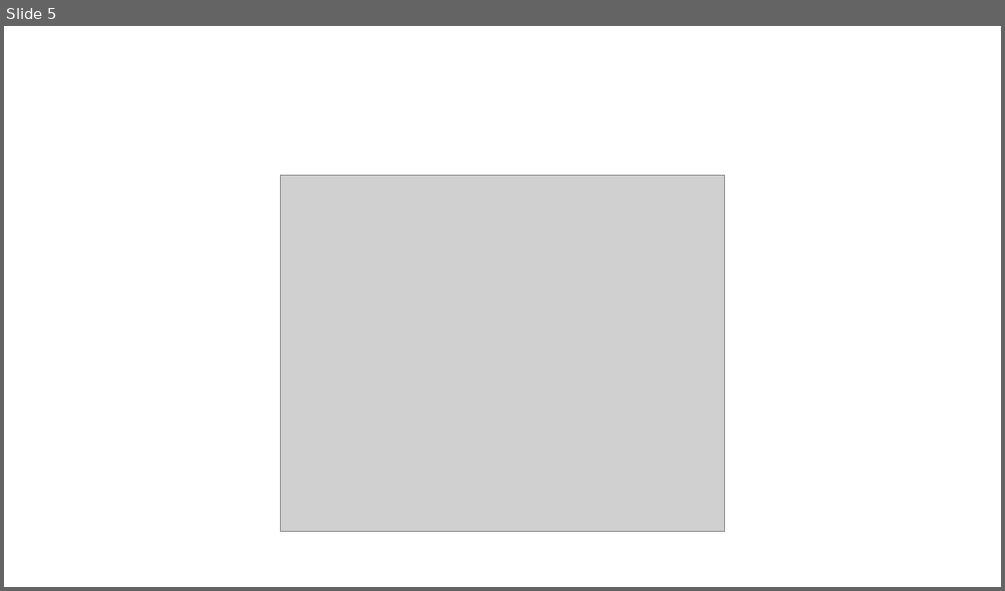
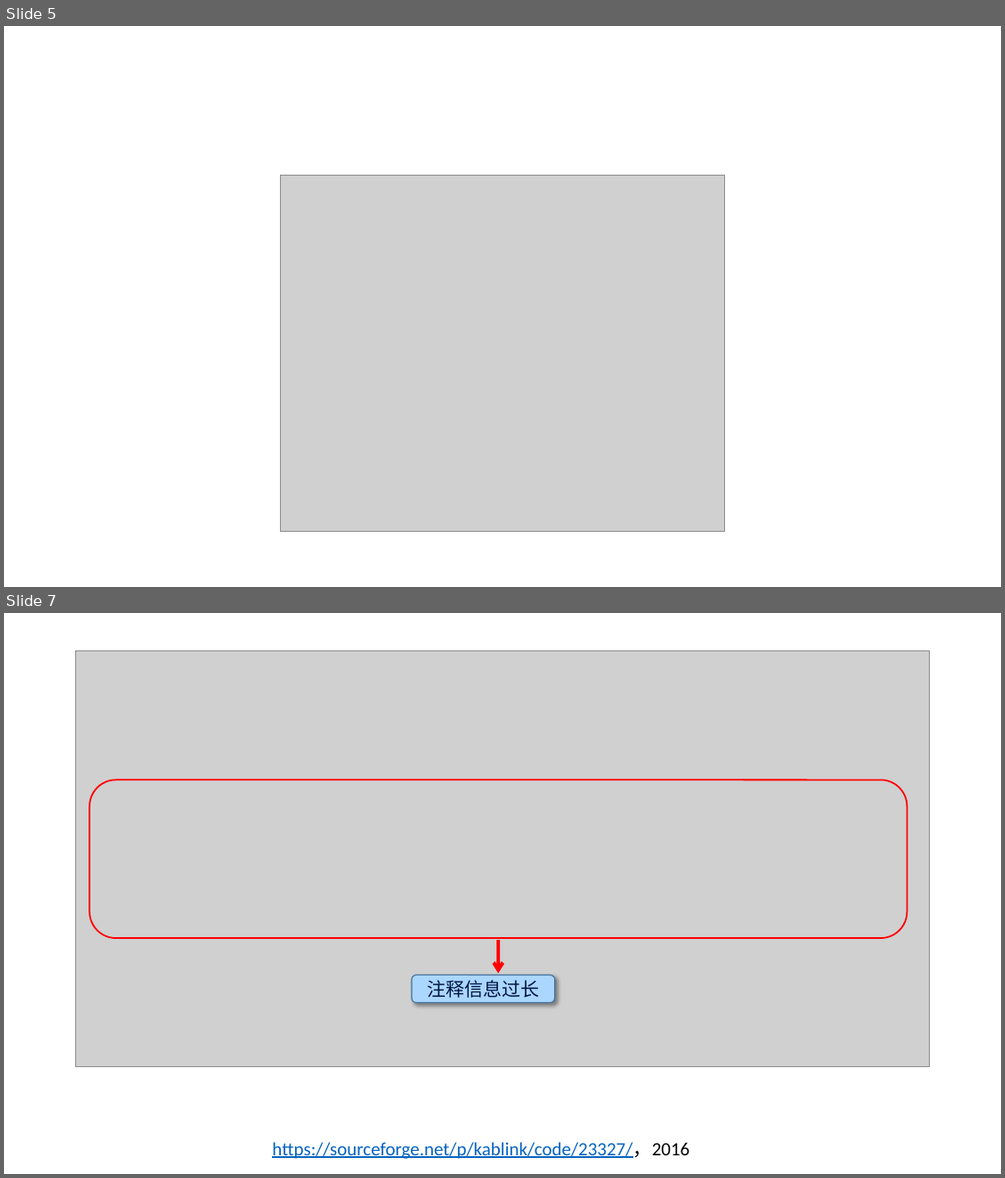
Before and after one commit to Autism0/mypaper, a slide deck: latex/myfigure/演示文稿1.pptx. Shown one above the other, each under a label of ours: slide 5 before the commit, slides 5 and 7 after it; the slides between them are not shown. The pictures are 1005x591 and 1005x1178 pixels, drawn with LibreOffice and Linux fonts; fonts in the diff are those of the drawing; grey boxes stand for pictures. Boxes give left, top, right and bottom in pixels: in the first picture for what was removed or moved away, otherwise in the second. Text is boxed around its words. In the diff, an @@ line names an element or a change of style, - is before the commit and + after.

```diff
--- a/latex/myfigure/演示文稿1.pptx
+++ b/latex/myfigure/演示文稿1.pptx
@@ slide 7 added at [4,613,1001,1174], background #FFFFFF @@
@@ group added at [75,651,930,1067]: 2 rounded rectangles, 1 picture, 1 arrow @@
+注释信息过长
@@ text added at [272,1142,689,1159], 18 pt, text #0563C1, underline @@
+https://sourceforge.net/p/kablink/code/23327/，2016
```
Also in this commit, not shown: 3 other slides added, 22 other files.
